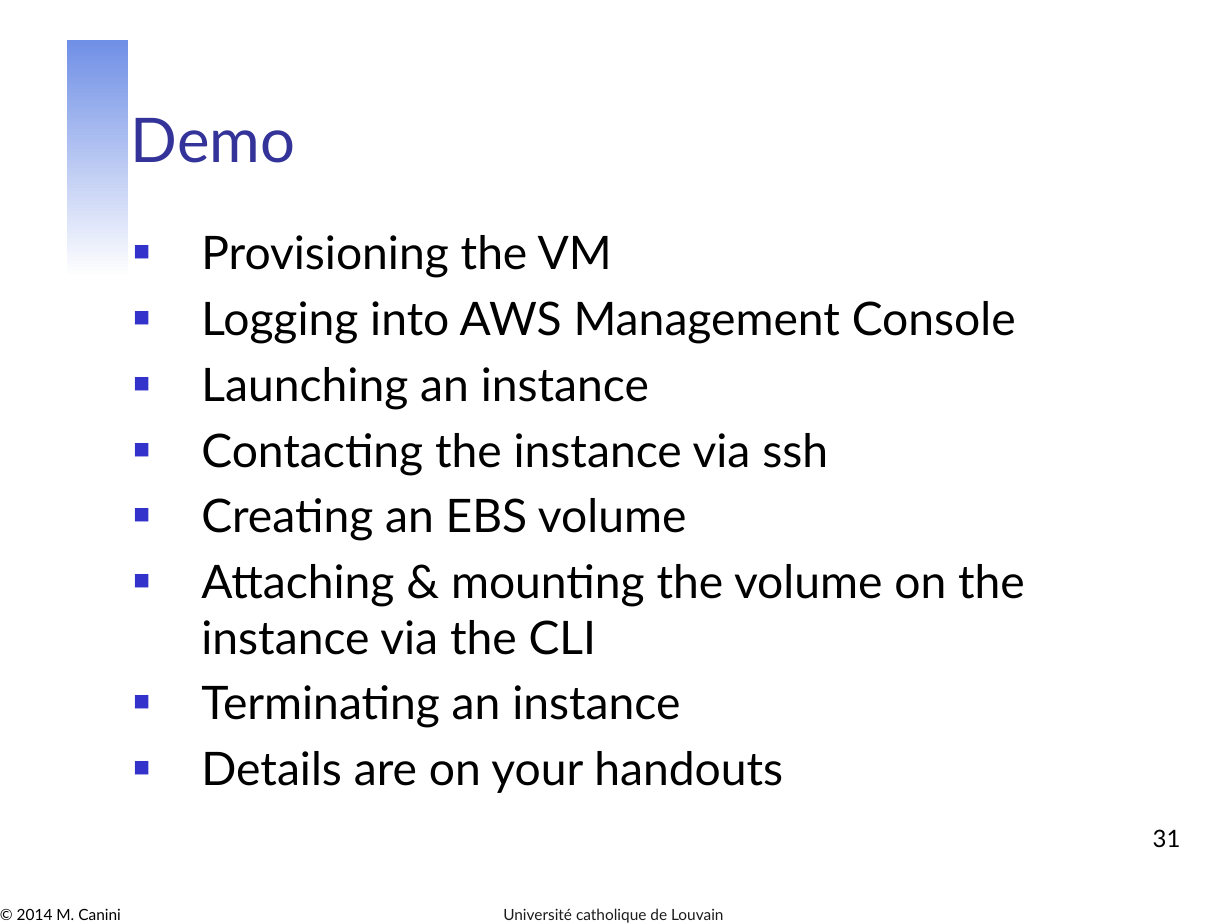
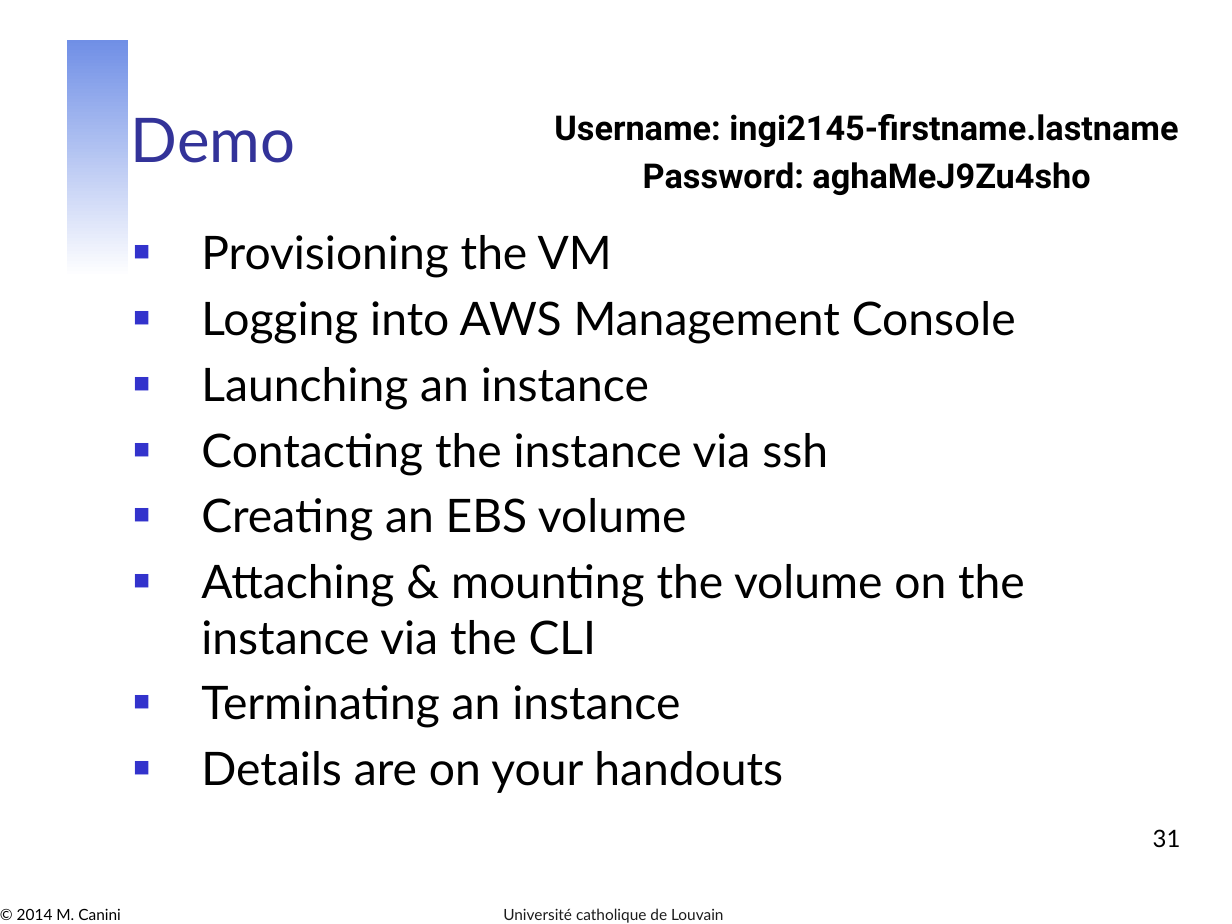
Before and after one commit to mcanini/INGI2145-2015, a slide deck: slide 31 of lab_sessions/1_setup/01-slides.pptx. Drawn at 1232x924 pixels with LibreOffice and Linux fonts; fonts in the diff are those of the drawing. Boxes give left, top, right and bottom in pixels: in the first picture for what was removed or moved away, otherwise in the second. Text is boxed around its words. In the diff, an @@ line names an element or a change of style, - is before the commit and + after.

```diff
--- a/lab_sessions/1_setup/01-slides.pptx
+++ b/lab_sessions/1_setup/01-slides.pptx
@@ text added at box(554, 114, 1178, 195), 20 pt, text #000000, bold @@
+Username: ingi2145-firstname.lastname
+Password: aghaMeJ9Zu4sho
```
Also in this commit, not shown: 1 other slide changed, 2 other files.
